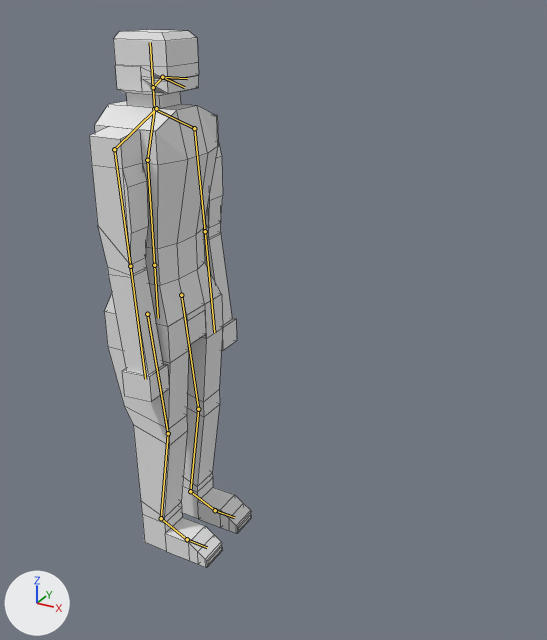
Renders of the Blender file Animations/Assets/Models/Person/Person.blend from each side of a commit.
Camera for both pictures: a 50 mm lens placed at (11.53, -14.97, 5.67), pointed at (3.08, 0.38, -2.0). The axes (+X, +Y, +Z) are drawn at lower left. The lights are the same throughout. The bones that bend it are drawn over the model as lines. Mesh edges are drawn as thin lines.
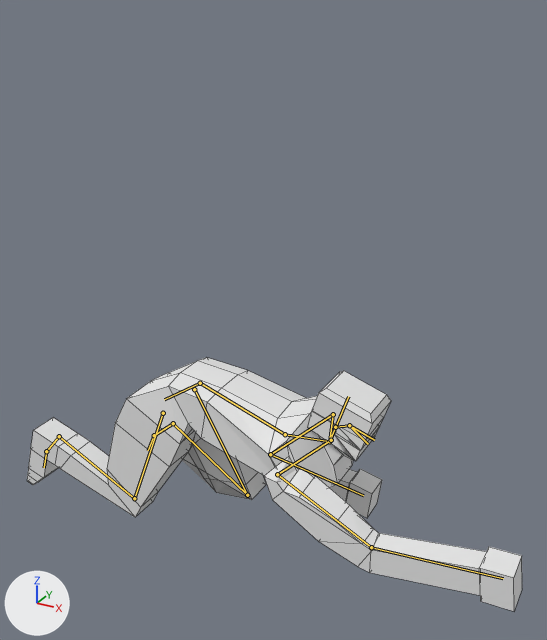
The newer file adds an action. The first version stands in its rest pose; the second is drawn at frame 21 of the action 'Crawl.001'.

What the commit changed:
Bone 'Base' (bone_base) moves from (0.0, 0.0, 0.0) to (0.58, 1.64, 0.0).
Bone 'Base' (bone_base) turns from (0, 0, 0) to (0, 0, -90) degrees about its own x, y and z.
Bone 'Stomach' (bone_stomach) turns from (0, 0, 0) to (18, 0, 0) degrees about its own x, y and z.
Bone 'Chest' (bone_chest) turns from (0, 0, 0) to (-39, 0, 0) degrees about its own x, y and z.
Bone 'Neck' (bone_neck) turns from (0, 0, 0) to (-51, 0, 0) degrees about its own x, y and z.
Bone 'UpperArm.l' (bone_upperarm_l) turns from (0, 0, 0) to (19, 0, 0) degrees about its own x, y and z.
Bone 'LowerArm.l' (bone_lowerarm_l) turns from (0, 0, 0) to (128, 0, 0) degrees about its own x, y and z.
Bone 'UpperArm.r' (bone_upperarm_r) turns from (0, 0, 0) to (129, 0, 0) degrees about its own x, y and z.
Bone 'LowerArm.r' (bone_lowerarm_r) turns from (0, 0, 0) to (33, 0, 0) degrees about its own x, y and z.
Bone 'Pelvis' (bone_pelvis) turns from (0, 0, 0) to (34, 0, 0) degrees about its own x, y and z.
Bone 'IK-Leg.l' (bone_ik_leg_l) moves from (0.0, 0.0, 0.0) to (0.0, -1.07, -0.48).
Bone 'IK-Leg.l' (bone_ik_leg_l) turns from (0, 0, 0) to (-90, 0, 0) degrees about its own x, y and z.
Bone 'IK-Leg.r' (bone_ik_leg_r) moves from (0.0, 0.0, 0.0) to (0.0, -0.46, -2.0).
Bone 'IK-Leg.r' (bone_ik_leg_r) turns from (0, 0, 0) to (-90, 0, 0) degrees about its own x, y and z.

Changed parts and their boxes [x1, y1, x2, y2] in the pictures (547 x 640 px):
'Cube', posed (204% wider, 53% shorter)
    before: [89, 30, 251, 567]
    after: [27, 357, 522, 611]
bone 'Stomach', root to tip
    before: (154, 265) to (147, 160)
    after: (200, 383) to (285, 434)
bone 'Chest', root to tip
    before: (147, 160) to (154, 109)
    after: (285, 434) to (329, 441)
bone 'Neck', root to tip
    before: (154, 109) to (153, 87)
    after: (329, 441) to (335, 427)
bone 'UpperArm.l', root to tip
    before: (194, 128) to (205, 231)
    after: (333, 414) to (270, 454)
bone 'LowerArm.l', root to tip
    before: (205, 231) to (214, 332)
    after: (270, 454) to (363, 495)
bone 'UpperArm.r', root to tip
    before: (114, 149) to (130, 266)
    after: (277, 474) to (371, 547)
bone 'LowerArm.r', root to tip
    before: (130, 266) to (145, 379)
    after: (371, 547) to (503, 578)
bone 'Pelvis', root to tip
    before: (154, 265) to (158, 318)
    after: (200, 383) to (164, 399)
